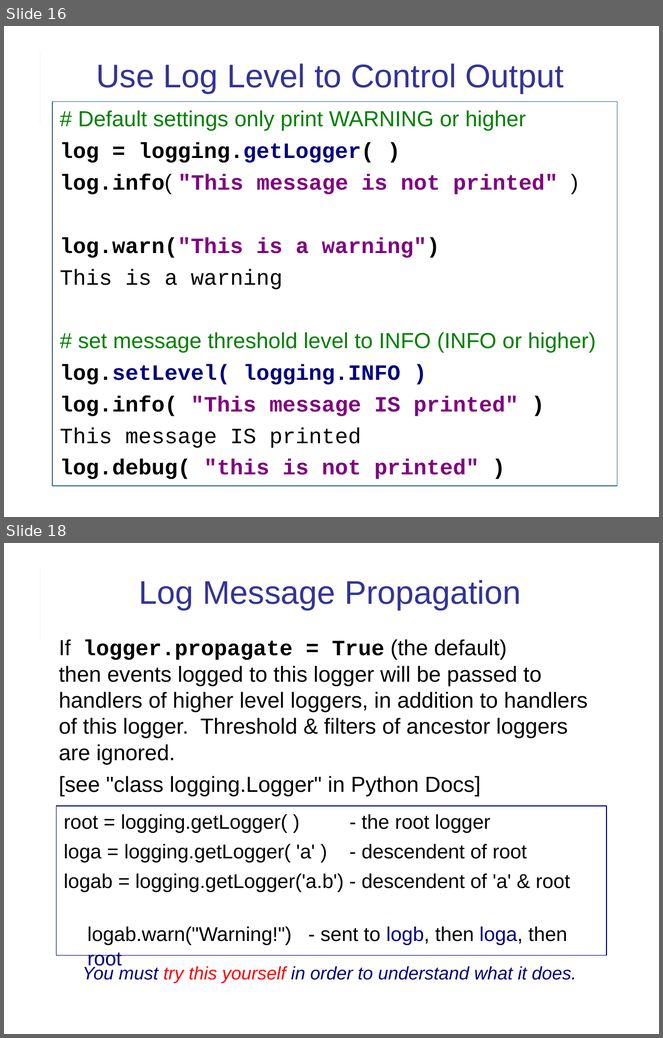
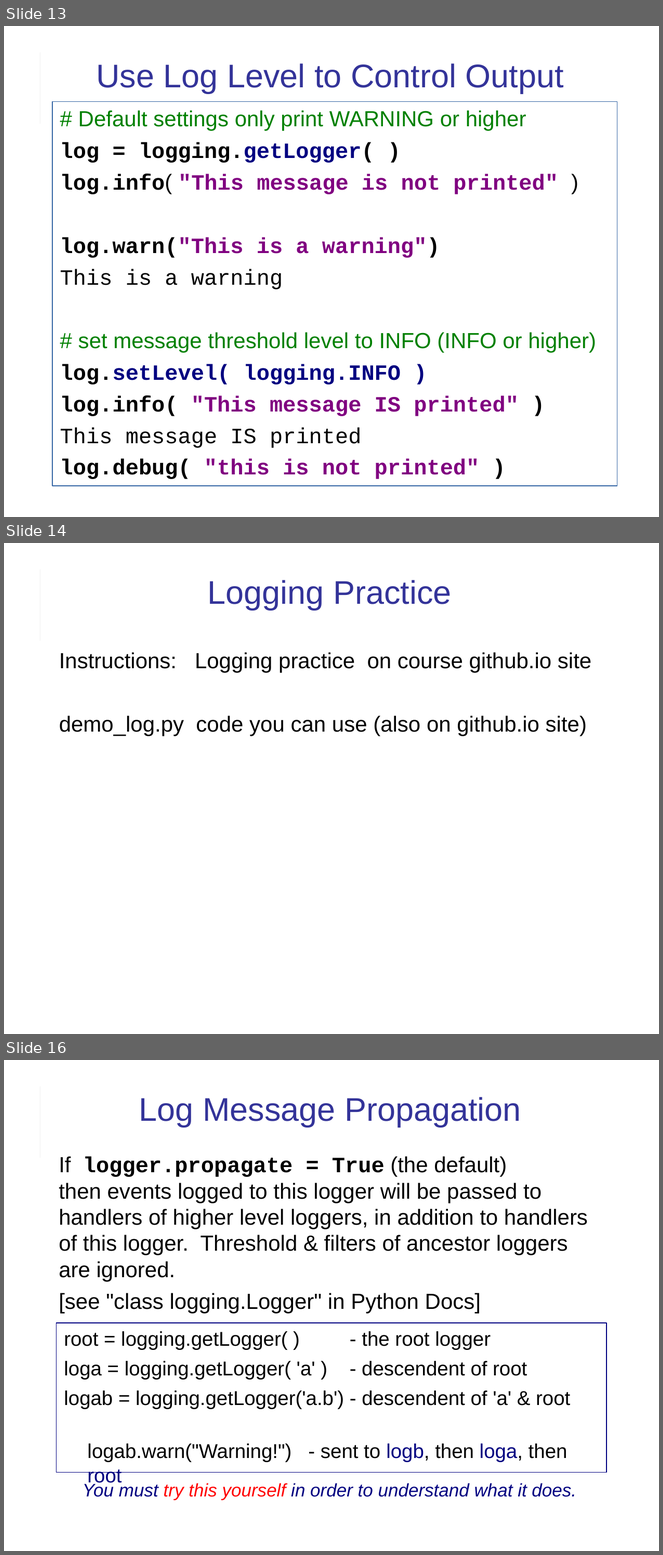
Before and after one commit to cpske/ISP, a slide deck: logging/Logging.ppt. Shown one above the other, each under a label of ours: slides 16 and 18 before the commit, slides 13, 14 and 16 after it; the slides between them are not shown. The pictures are 663x1038 and 663x1555 pixels, drawn with LibreOffice and Linux fonts; fonts in the diff are those of the drawing. Boxes give left, top, right and bottom in pixels: in the first picture for what was removed or moved away, otherwise in the second. Text is boxed around its words. In the diff, an @@ line names an element or a change of style, - is before the commit and + after.

Commit message:
add logging material

```diff
--- a/logging/Logging.ppt
+++ b/logging/Logging.ppt
@@ slide 14 added at (4, 543, 659, 1034), background #FFFFFF; not listed: 2 template elements that a slide beside it also shows @@
@@ title added at (208, 580, 451, 610), 36 pt, text #333399 @@
+Logging Practice
@@ text added at (59, 652, 592, 736), 24 pt, text #000000 @@
+Instructions: Logging practice on course github.io site
+demo_log.py code you can use (also on github.io site)
@@ what was slide 16 is now slide 13 @@
@@ what was slide 18 is now slide 16 @@
```
Also in this commit, not shown: 19 slides changed, 1 other slide added, 4 other files.
